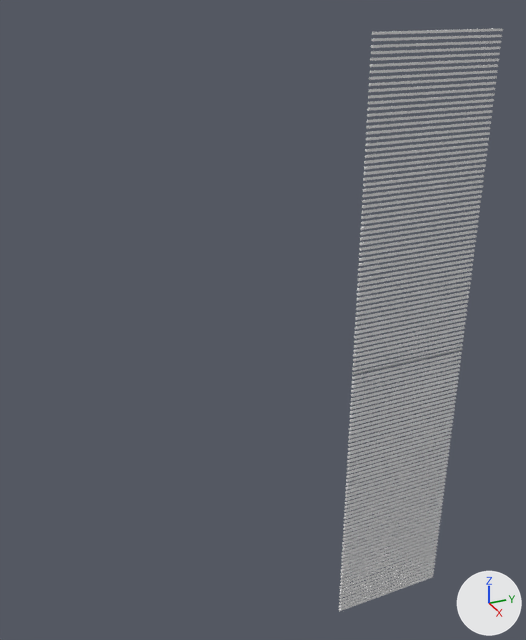
What one commit did to the FBX model Assets/_Graphics/Models/Environments/Spectrogram.fbx.
Before and after are seen from a 50 mm lens placed at (245.0, -154.0, 157.0), pointed at (-13.0, -38.0, 28.0). Every picture has the same lights, and +X, +Y and +Z are marked at lower right. The older version comes first. Where no turn or scale is listed for an object, it has been applied to the vertices.

Names of what the first picture shows: 'Spectrogram0', 'Spectrogram1'.
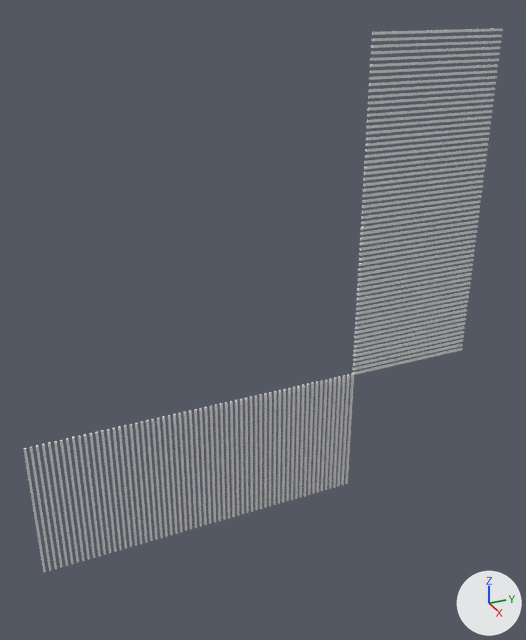
Edits to the scene script, one JSON object a line:
```json
{"op": "set", "path": "ob_spectrogram1.rotation_euler", "old": "(1.571, 0.0, 0.0)", "new": "(0.0, 0.0, 0.0)", "note": "degrees (90, 0, 0) -> degrees (0, 0, 0)"}
```

What differs and where, as boxes (x1, y1, x2, y2) in the pictures (526 x 640 px):
```json
{"object": "Spectrogram1", "change": "turned", "before": [339, 348, 462, 611], "after": [23, 373, 354, 572]}
```
